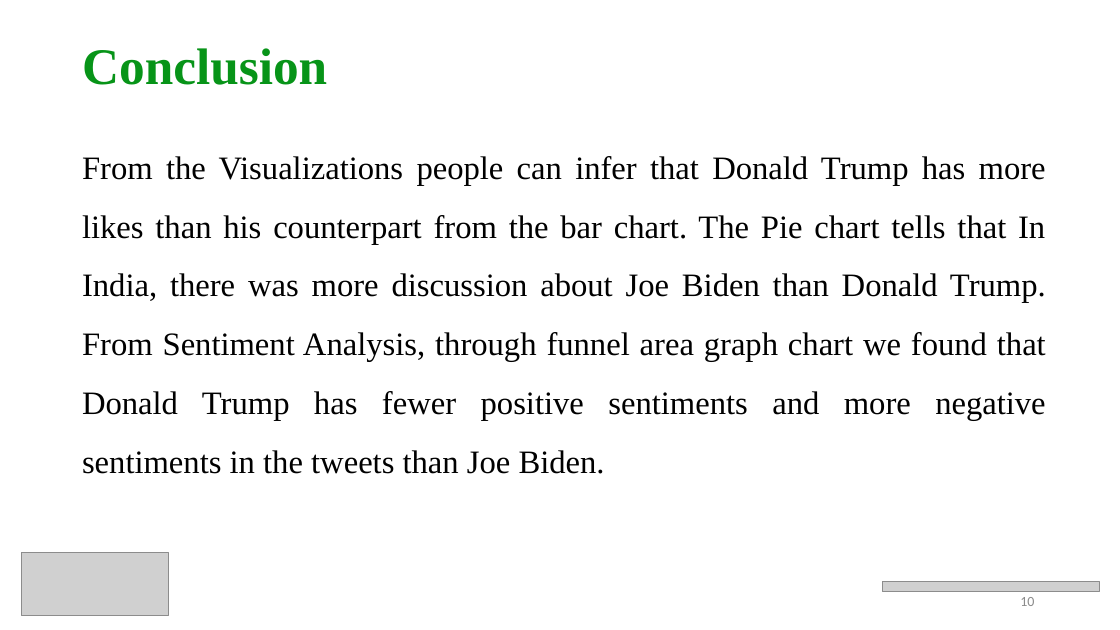
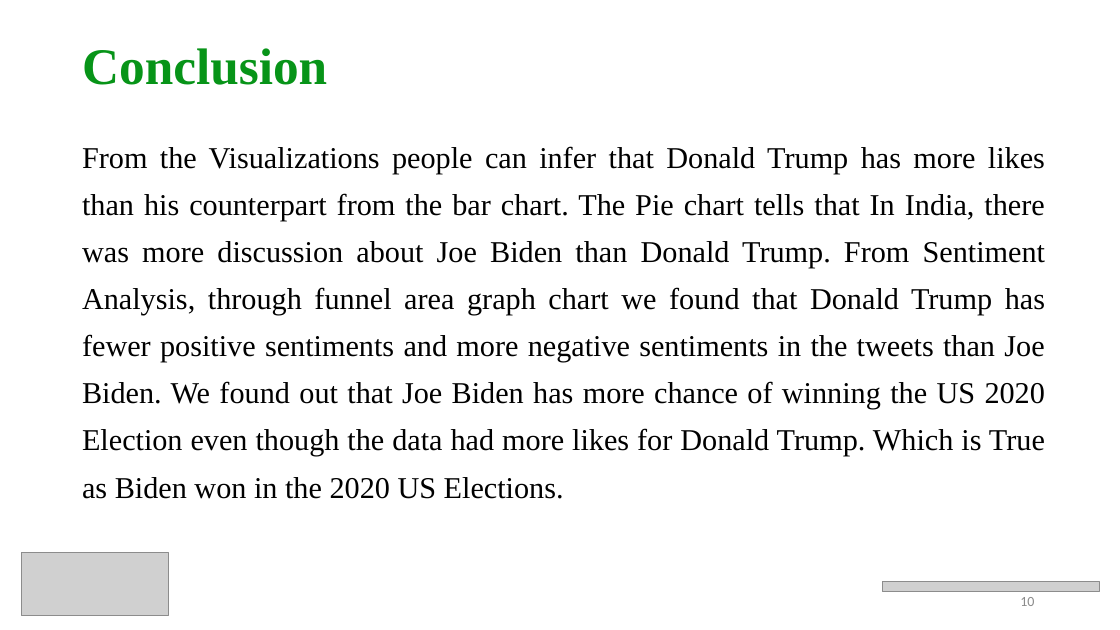
Before and after one commit to prithvikolla/Data-Visualization, a slide deck: slide 10 of Data-Visualization/Final Project/Kolla_FinalProject.pptx. Drawn at 1120x630 pixels with LibreOffice and Linux fonts; fonts in the diff are those of the drawing; grey boxes stand for pictures. Boxes give left, top, right and bottom in pixels: in the first picture for what was removed or moved away, otherwise in the second. Text is boxed around its words. In the diff, an @@ line names an element or a change of style, - is before the commit and + after.

```diff
--- a/Data-Visualization/Final Project/Kolla_FinalProject.pptx
+++ b/Data-Visualization/Final Project/Kolla_FinalProject.pptx
@@ text at (82, 146, 1045, 499): text changed; size 28 to 25.9 pt @@
-From the Visualizations people can infer that Donald Trump has more likes than his counterpart from the bar chart. The Pie chart tells that In India, there was more discussion about Joe Biden than Donald Trump. From Sentiment Analysis, through funnel area graph chart we found that Donald Trump has fewer positive sentiments and more negative sentiments in the tweets than Joe Biden.
+From the Visualizations people can infer that Donald Trump has more likes than his counterpart from the bar chart. The Pie chart tells that In India, there was more discussion about Joe Biden than Donald Trump. From Sentiment Analysis, through funnel area graph chart we found that Donald Trump has fewer positive sentiments and more negative sentiments in the tweets than Joe Biden. We found out that Joe Biden has more chance of winning the US 2020 Election even though the data had more likes for Donald Trump. Which is True as Biden won in the 2020 US Elections.
```
Also in this commit, not shown: 6 other slides changed, 1 other file.
